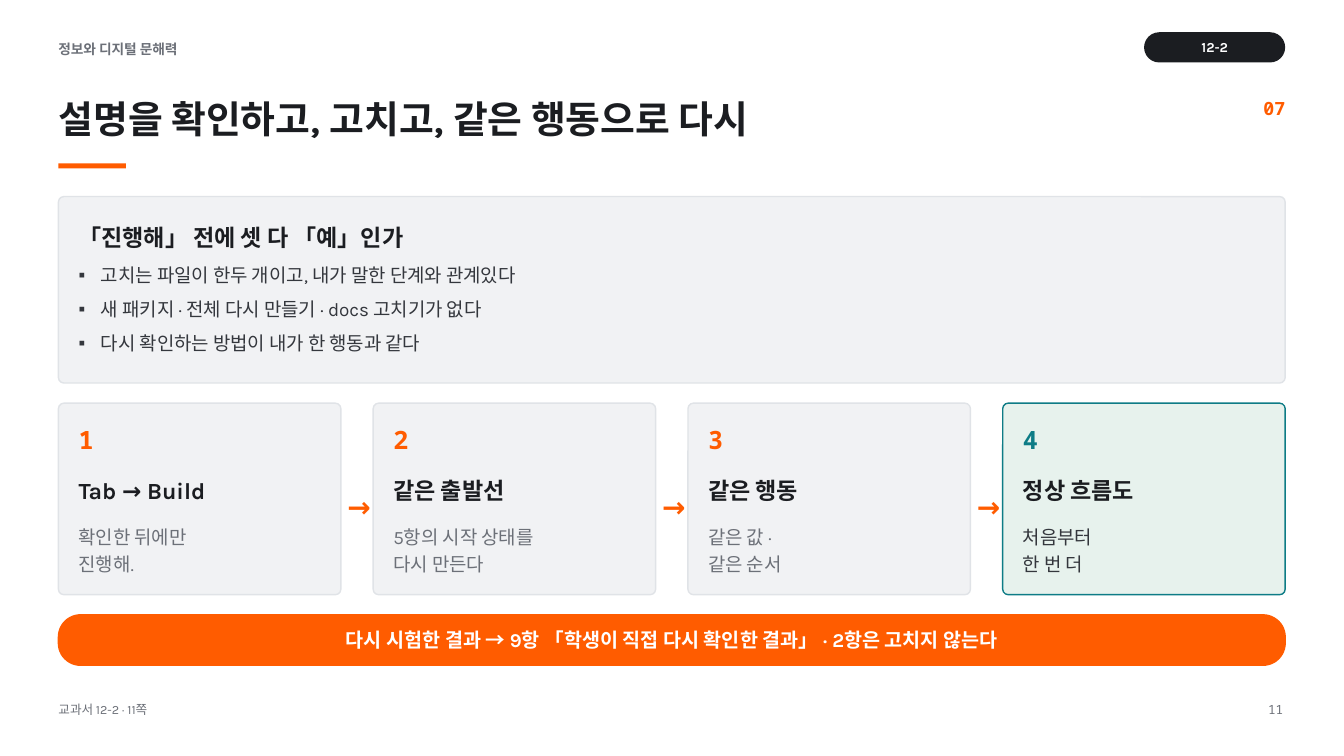
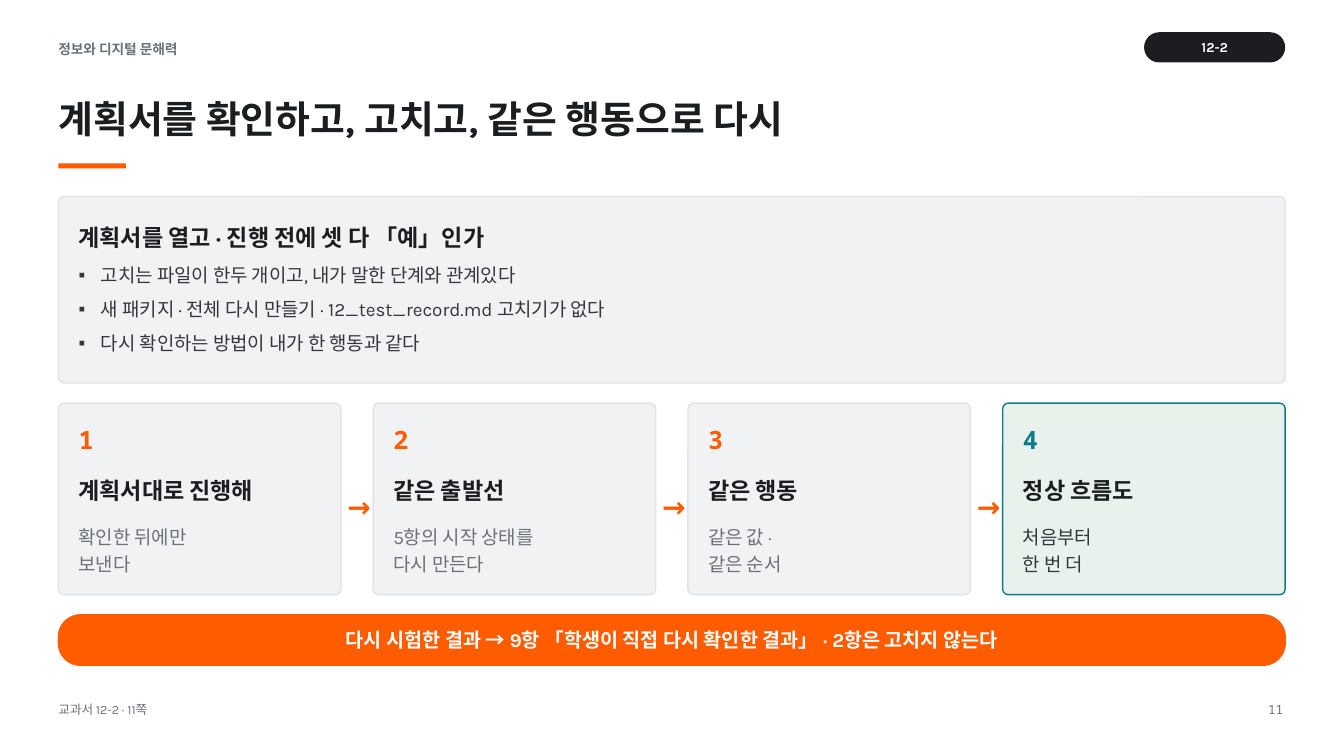
Before and after one commit to vcl-korea/2026-2nd-semester__jdh, a slide deck: slide 11 of 12/ppt/12-2_사용자_흐름_테스트와_제출_ZIP_연습.pptx. Drawn at 1344x756 pixels with LibreOffice and Linux fonts; fonts in the diff are those of the drawing. Boxes give left, top, right and bottom in pixels: in the first picture for what was removed or moved away, otherwise in the second. Text is boxed around its words. In the diff, an @@ line names an element or a change of style, - is before the commit and + after.

```diff
--- a/12/ppt/12-2_사용자_흐름_테스트와_제출_ZIP_연습.pptx
+++ b/12/ppt/12-2_사용자_흐름_테스트와_제출_ZIP_연습.pptx
@@ text at (58, 101, 784, 138): text changed @@
-설명을 확인하고, 고치고, 같은 행동으로 다시
+계획서를 확인하고, 고치고, 같은 행동으로 다시
@@ text removed at (1263, 102, 1285, 115) @@
-07
@@ text at (79, 226, 485, 248): text changed @@
-「진행해」 전에 셋 다 「예」인가
+계획서를 열고 · 진행 전에 셋 다 「예」인가
@@ text at (101, 300, 606, 318): text changed @@
-▪ 새 패키지 · 전체 다시 만들기 · docs 고치기가 없다
+▪ 새 패키지 · 전체 다시 만들기 · 12_test_record.md 고치기가 없다
@@ text at (79, 479, 254, 501): text changed @@
-Tab → Build
+계획서대로 진행해
@@ text at (79, 555, 131, 573): text changed @@
-진행해.
+보낸다
```
Also in this commit, not shown: 14 other slides changed, 57 other files.
